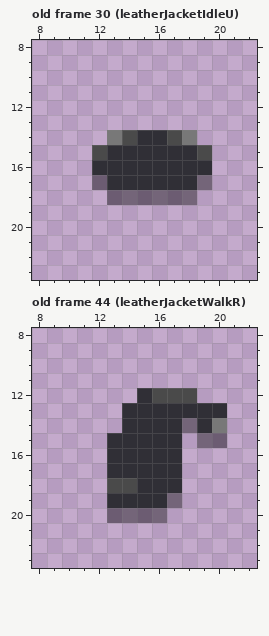
Two versions of one pixel-art file, src/character.ase. Above: the version before the commit.
512x512 pixels, 80 frames. Shown: old frame 30 (leatherJacketIdleU): x 8..22, y 8..23; old frame 44 (leatherJacketWalkR): x 8..22, y 8..23. The old version is drawn lined up with the new one, on the new canvas. The commit also changed other frames, which this record leaves out.
Now the later version:
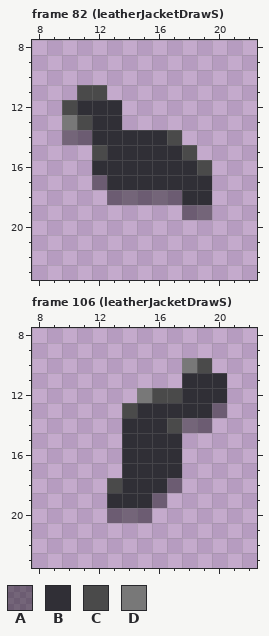
Palette (. is transparent): A #00000068  B #302f36  C #4a4a4a  D #787878
A new or re-ordered frame is compared with the old frame closest to it.
From the commit log: Added sword animations.
What changed:
canvas 512x512 -> 32x32, the old top-left corner now at -240,-240 (the part of the old canvas that was cut away was empty and is not shown)
frames 80 -> 176
Changed rows in their new state; - is an unchanged pixel.
Frame 82 (leatherJacketDrawS) is new; against old frame 30 (leatherJacketIdleU):
first column x 10:
11 -CC-------
12 CBBB------
13 DCBB------
14 AABBB---.-
15 --------C.
16 ---------C
17 ---------B
18 --------BB
19 --------AA
Frame 106 (leatherJacketDrawS) is new; against old frame 44 (leatherJacketWalkR):
first column x 13:
10 -----DC-
11 -----BBB
12 --D--BBB
13 -C-----A
14 ----C-A.
15 .-----..
16 .-------
17 .-------
18 -B--A---
19 ---A.---
20 ---.----
